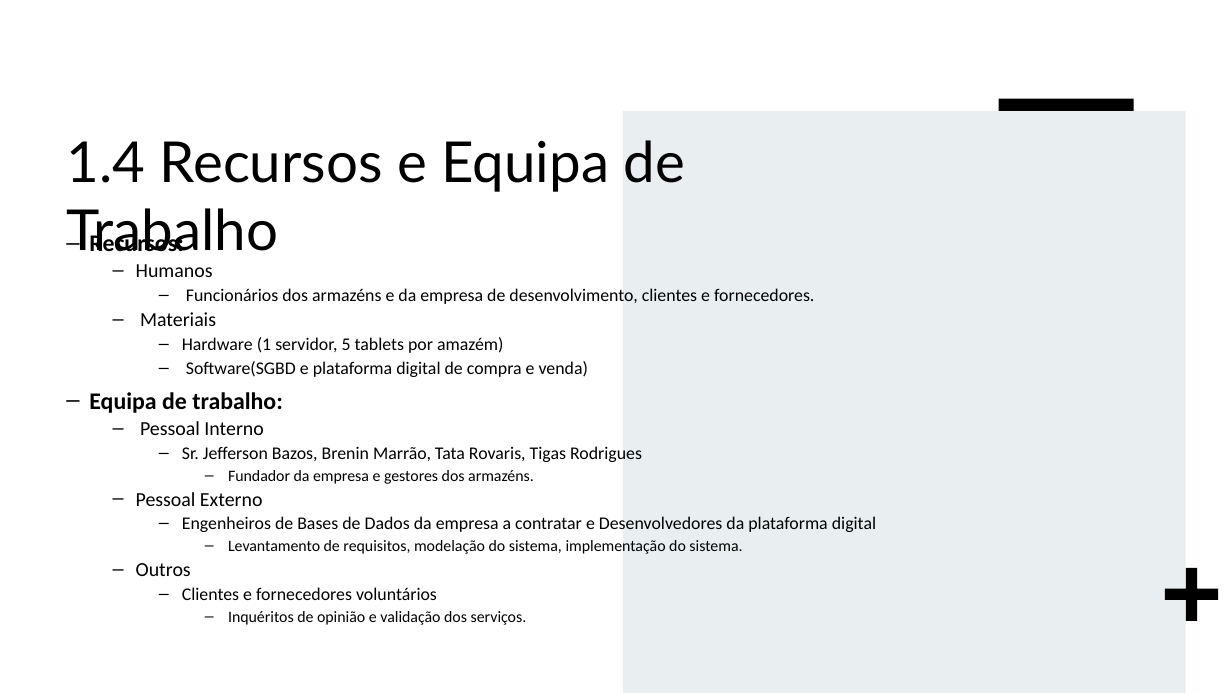
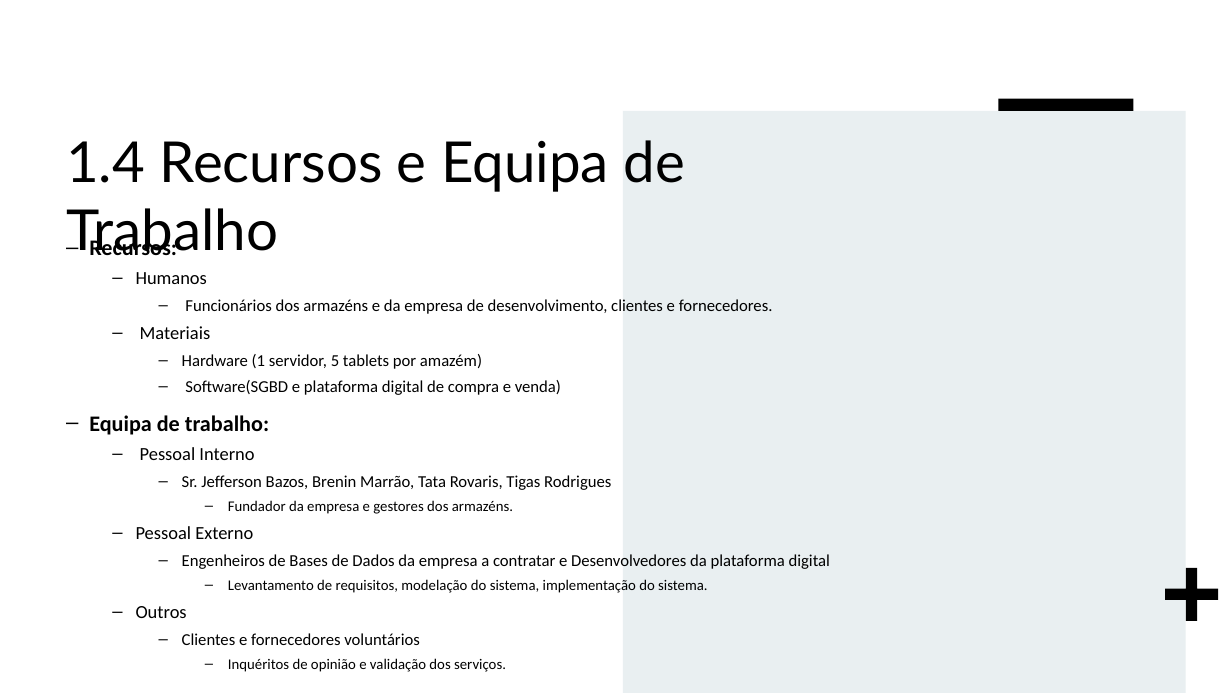
Before and after one commit to TiagoPR/AmazoniaTM, a slide deck: slide 6 of Trabalho Base de dados.pptx. Drawn at 1232x693 pixels with LibreOffice and Linux fonts; fonts in the diff are those of the drawing. Boxes give left, top, right and bottom in pixels: in the first picture for what was removed or moved away, otherwise in the second. Text is boxed around its words. In the diff, an @@ line names an element or a change of style, - is before the commit and + after.

```diff
--- a/Trabalho Base de dados.pptx
+++ b/Trabalho Base de dados.pptx
@@ text "Recursos:" at (89,236,830,672): size 18.6 to 17.3 pt in "Recursos:", "Equipa de trabalho:"; size 15.5 to 14.4 pt in "Humanos", "Materiais", "Pessoal Interno", "Pessoal Externo" and 1 more places; size 13.9 to 13 pt in "Funcionários dos armazéns e da empresa de ...", "Hardware (1 servidor, 5 tablets por amazém)", "Software(SGBD e plataforma digital de compra e ...", "Sr. Jefferson Bazos, Brenin Marrão, Tata Rovaris, ..." and 2 more places; size 12.4 to 11.5 pt in "Fundador da empresa e gestores dos armazéns.", "Levantamento de requisitos, modelação do sistema, implementa ...", "Inquéritos de opinião e validação dos serviços."; line spacing 0.8 to 1 @@
```
Also in this commit, not shown: 6 other slides changed, 2 other files.
